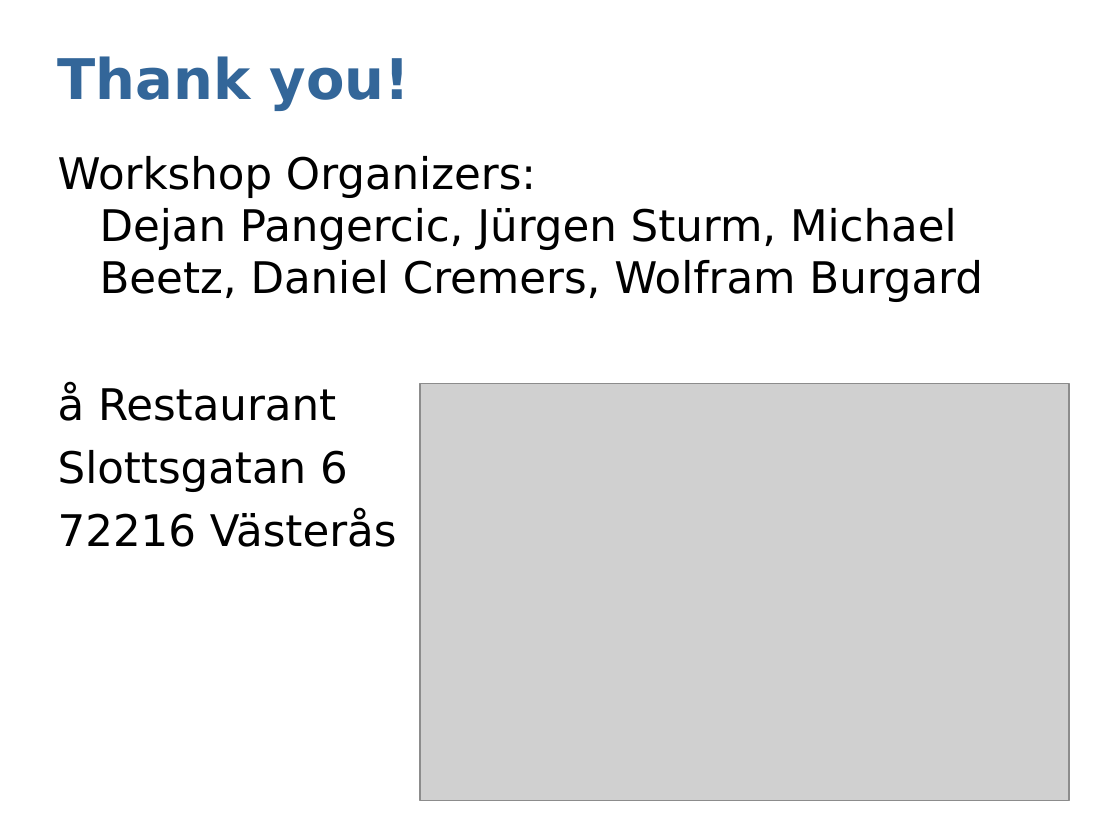
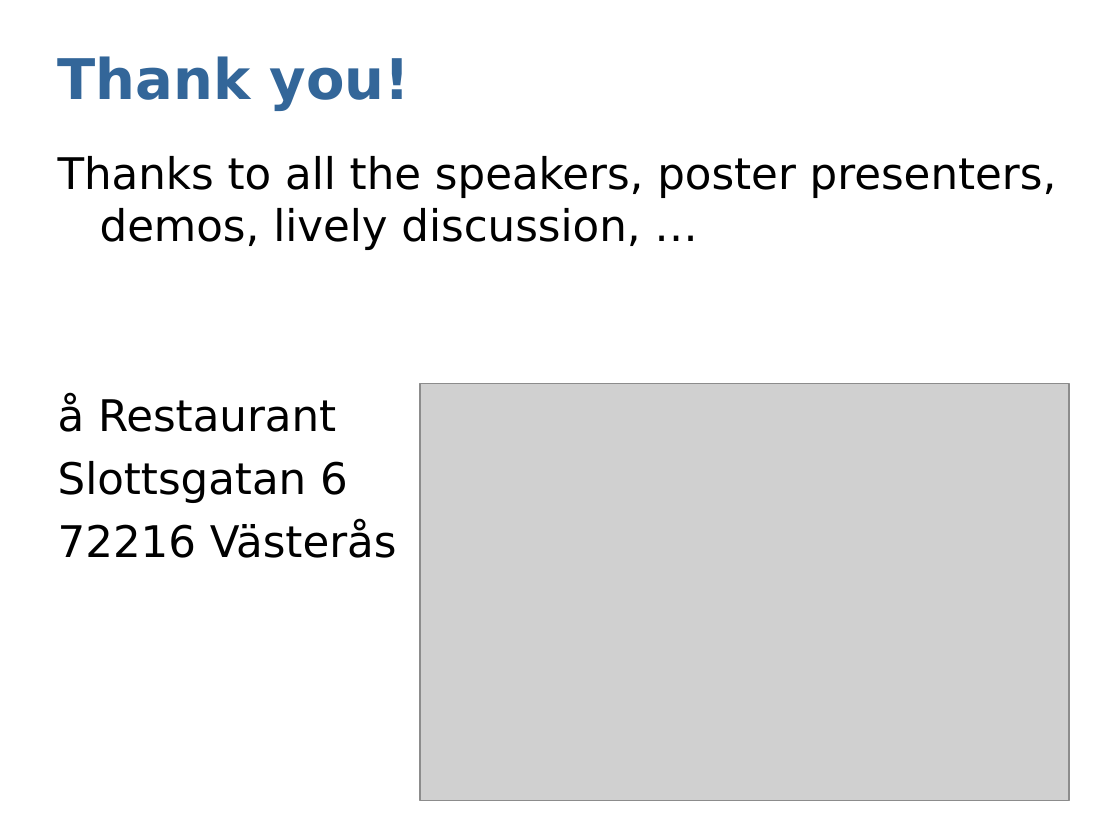
Before and after one commit to dejanpan/rgbd2011, a slide deck: slide 6 of presentations/sturm11rgbd-discussion.ppt. Drawn at 1120x840 pixels with LibreOffice and Linux fonts; fonts in the diff are those of the drawing; grey boxes stand for pictures. Boxes give left, top, right and bottom in pixels: in the first picture for what was removed or moved away, otherwise in the second. Text is boxed around its words. In the diff, an @@ line names an element or a change of style, - is before the commit and + after.

Commit message:
update

```diff
--- a/presentations/sturm11rgbd-discussion.ppt
+++ b/presentations/sturm11rgbd-discussion.ppt
@@ text at (58,156,1057,250): text changed @@
-Workshop Organizers:
-Dejan Pangercic, Jürgen Sturm, Michael Beetz, Daniel Cremers, Wolfram Burgard
+Thanks to all the speakers, poster presenters, demos, lively discussion, …
```
